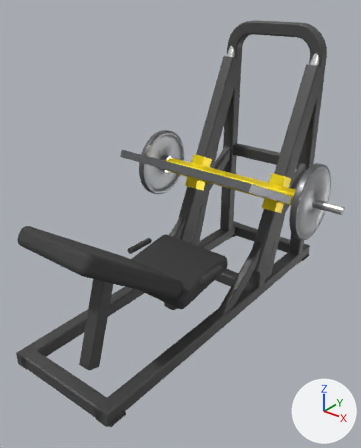
The glTF model catalogs/ludus-core/models/LD-WH037/model.glb as it was, and as the next commit left it.
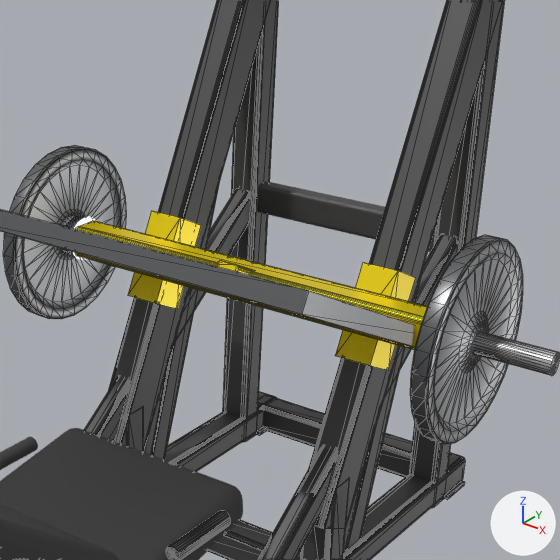
Old and new are each drawn whole from a 50 mm camera at (1.627, -2.104, 1.826) aimed at (0.03, -0.107, 0.588) and again close up on the part from 38% to 95% of the width and 17% to 63% of the height. Lighting does not change. The marker at lower right points along +X, +Y and +Z. The older version's two pictures come first. The close-ups show mesh edges as thin lines. Where no turn or scale is listed for an object, it has been applied to the vertices.

Names of what the first close-up shows: 'Mesh_0.001', 'Mesh_11', 'Mesh_4.003', 'Mesh_9', 'Mesh_9.001', 'backrest_pad', 'carriage_beam', 'carriage_slider', 'carriage_slider.001', 'foot_plate', 'rail_beam', 'rail_beam.001', 'rear_arch_tube', 'rear_tie', 'seat_pad' and 16 more.
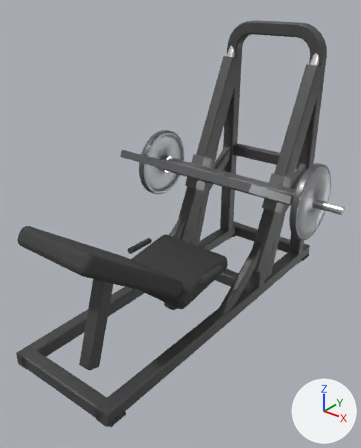
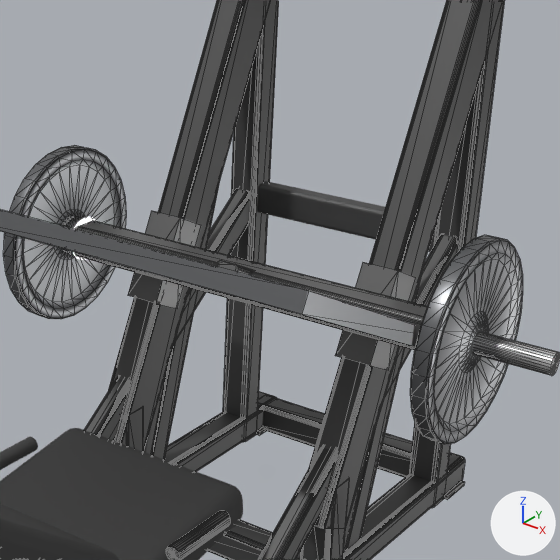
Changed parts and their boxes (x1, y1, x2, y2) in the close-ups (560 x 560 px):
'carriage_beam', recoloured: (75, 221, 428, 350) in both
'carriage_slider.001', recoloured (yellow to grey): (335, 262, 415, 370) in both
'carriage_slider', recoloured (yellow to grey): (128, 211, 201, 309) in both
'Mesh_11', recoloured (yellow to grey): (216, 260, 253, 275) in both

Edits to the bpy script that builds the scene:
```text
Change mat_accent:
    mat_accent.base_color: (0.949, 0.741, 0.0) -> (0.165, 0.165, 0.165)  # yellow #f9df00 -> grey #717171
```
